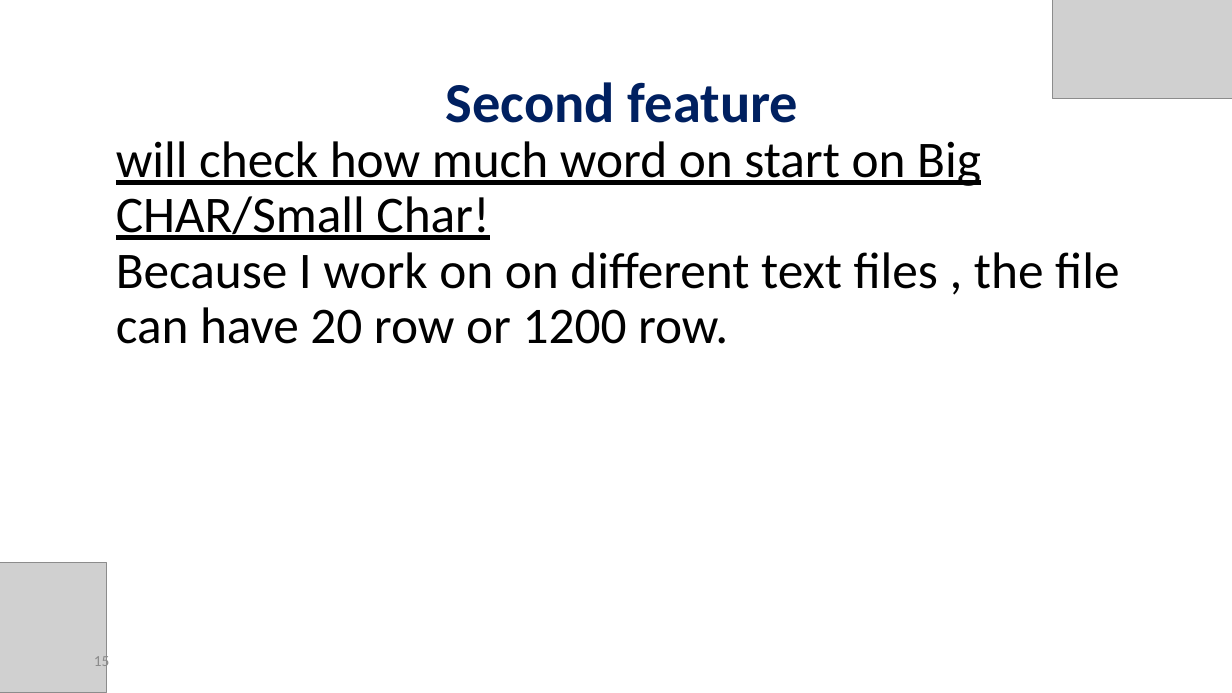
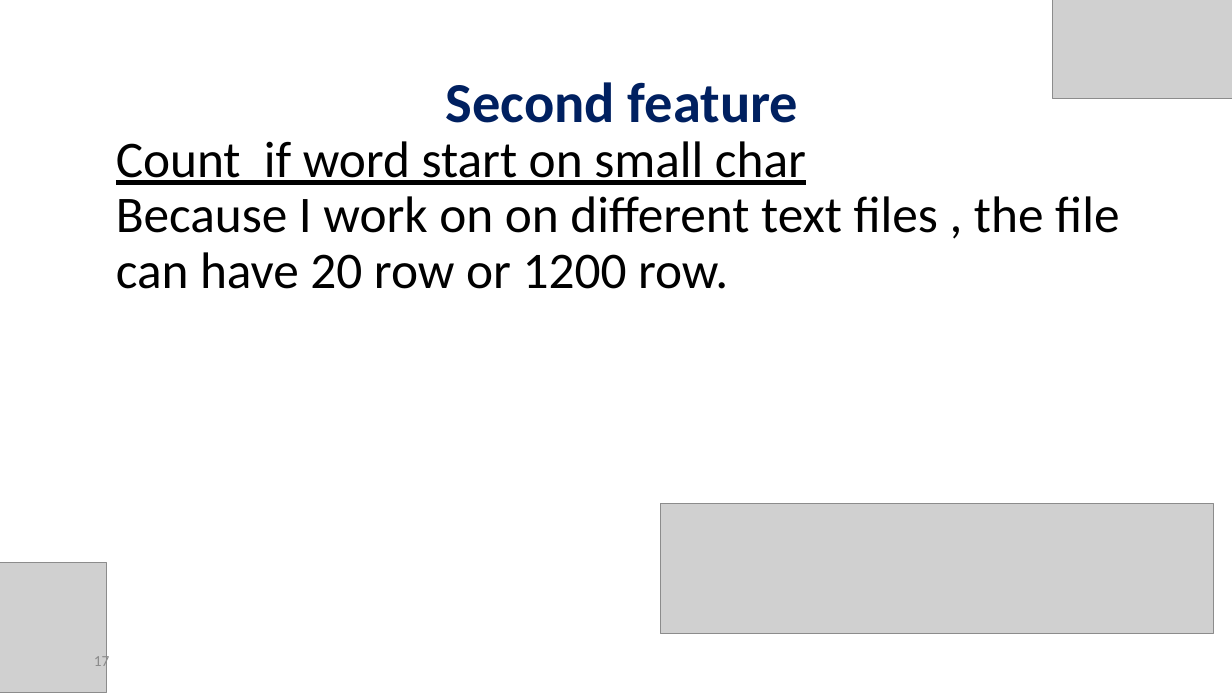
Before and after one commit to orelrahum/Ransomware_Code, a slide deck: slide 17 of Presentation.pptx (slide 15 before the commit). Drawn at 1232x693 pixels with LibreOffice and Linux fonts; fonts in the diff are those of the drawing; grey boxes stand for pictures. Boxes give left, top, right and bottom in pixels: in the first picture for what was removed or moved away, otherwise in the second. Text is boxed around its words. In the diff, an @@ line names an element or a change of style, - is before the commit and + after.

```diff
--- a/Presentation.pptx
+++ b/Presentation.pptx
@@ text at [116, 141, 1119, 289]: text changed @@
-will check how much word on start on Big CHAR/Small Char!
-Because I work on on different text files , the file can have 20 row or 1200 row.
+Count if word start on small char
+Because I work on on different text files , the file can have 20 row or 1200 row.
@@ picture added at [661, 504, 1214, 634] @@
@@ page number at [94, 653, 110, 671]: text changed @@
-15
+17
```
Also in this commit, not shown: 8 other slides changed, 7 slides added, 1 slide removed, 50 other files.
